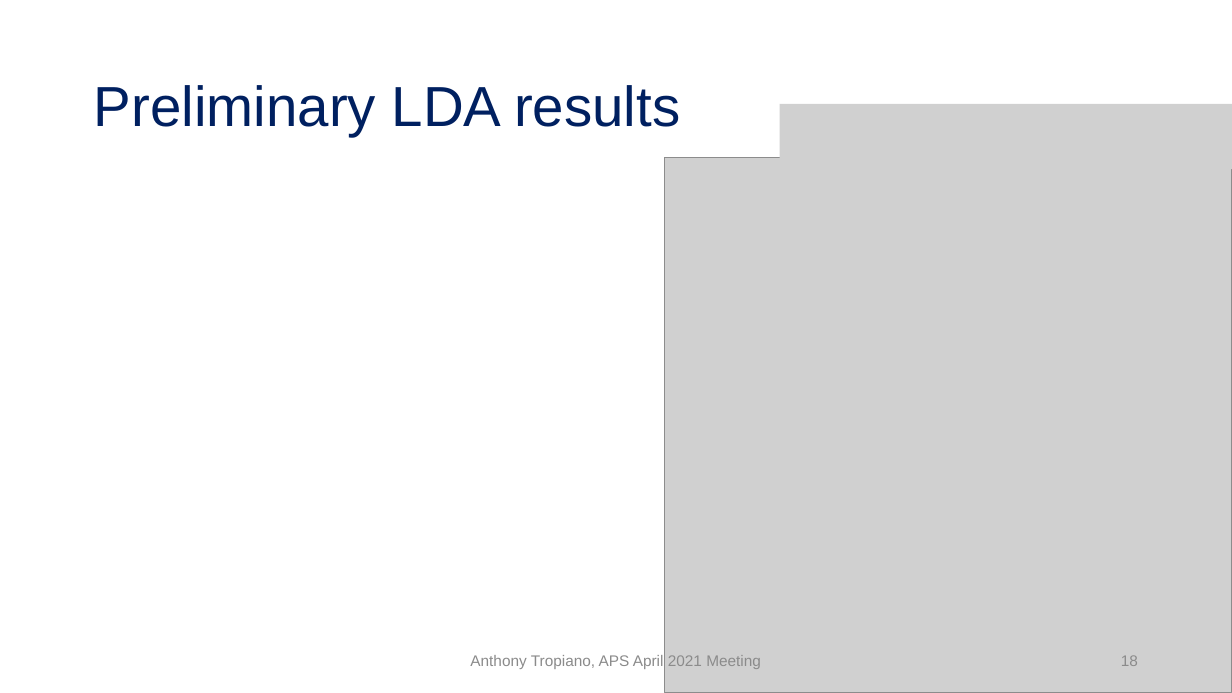
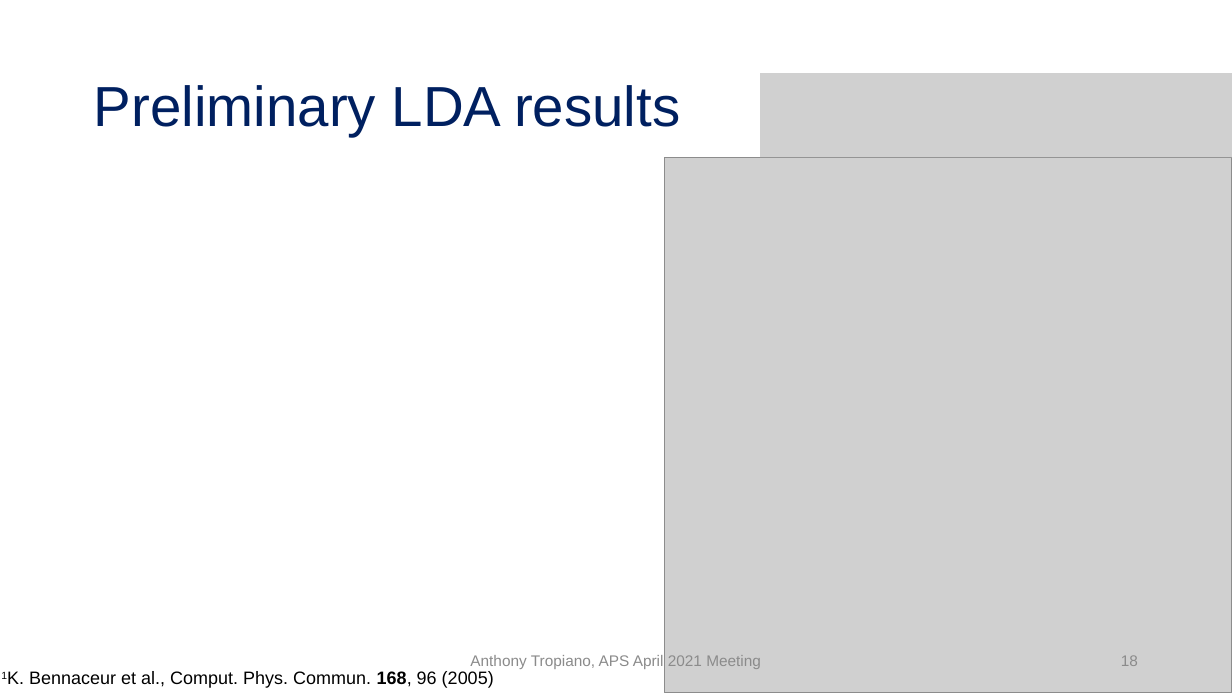
Before and after one commit to tropiano4/tropiano-srg, a slide deck: slide 18 of Presentations/APS_April2021/tropiano_aps_april2021.pptx. Drawn at 1232x693 pixels with LibreOffice and Linux fonts; fonts in the diff are those of the drawing; grey boxes stand for pictures. Boxes give left, top, right and bottom in pixels: in the first picture for what was removed or moved away, otherwise in the second. Text is boxed around its words. In the diff, an @@ line names an element or a change of style, - is before the commit and + after.

Commit message:
Updating APS talk

```diff
--- a/Presentations/APS_April2021/tropiano_aps_april2021.pptx
+++ b/Presentations/APS_April2021/tropiano_aps_april2021.pptx
@@ picture: place and size @@
-picture at [780,104,1232,169]
+picture at [761,73,1232,157]
@@ text added at [29,671,494,688], 14 pt, text #000000 @@
+  1K. Bennaceur et al., Comput. Phys. Commun. 168, 96 (2005)
```
Also in this commit, not shown: 1 other slide changed, 1 other file.
